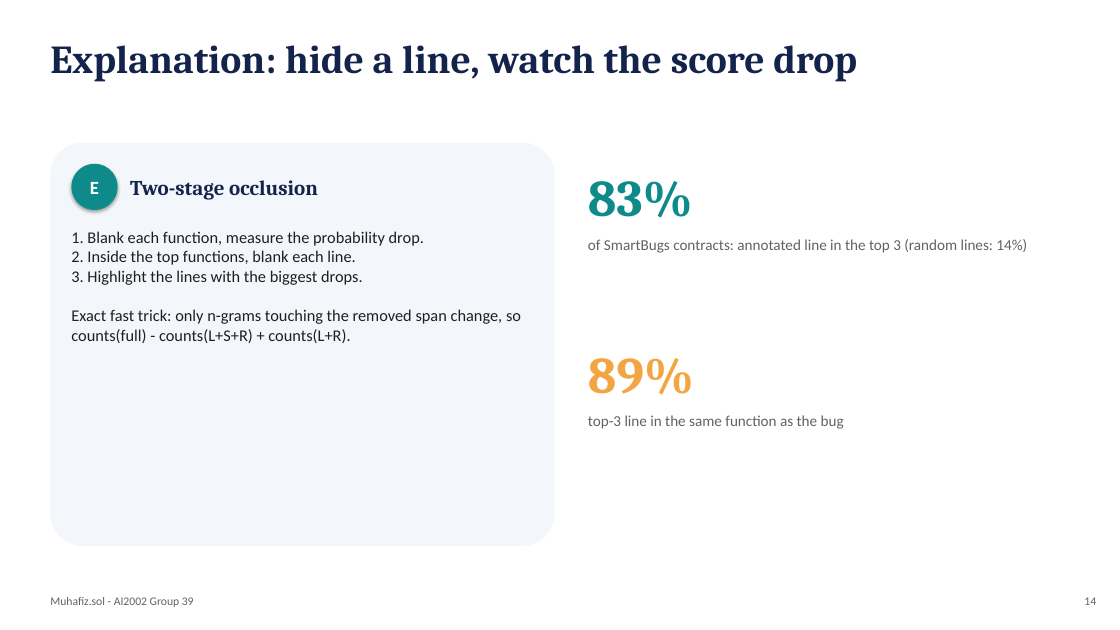
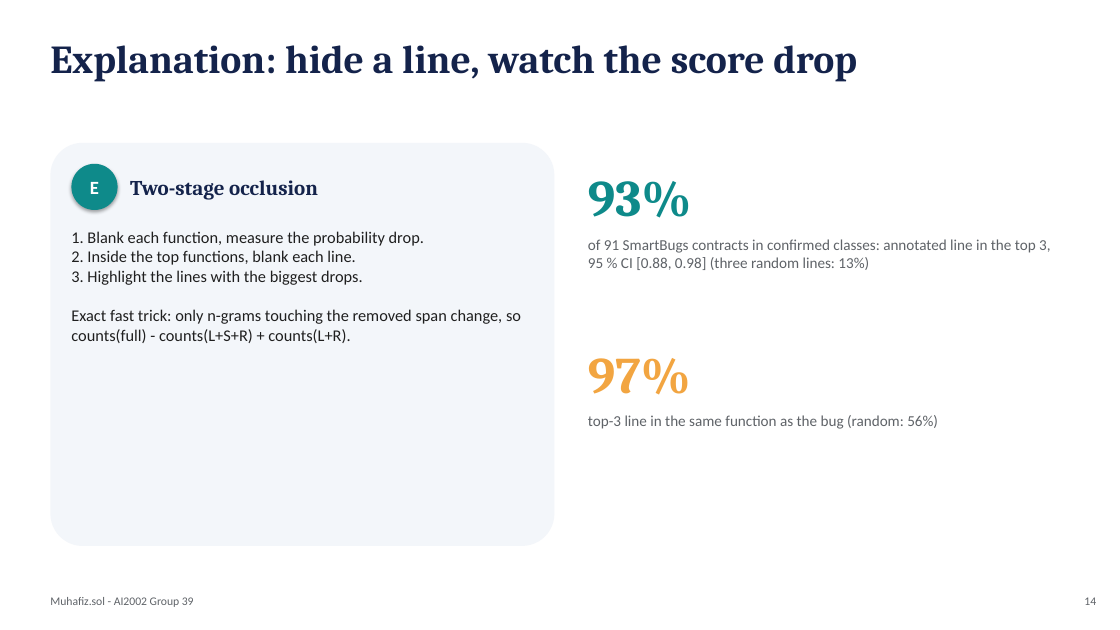
Before and after one commit to tlhaasami/muhafix-sol, a slide deck: slide 14 of reports/Muhafiz_sol_Slides.pptx. Drawn at 1120x630 pixels with LibreOffice and Linux fonts; fonts in the diff are those of the drawing. Boxes give left, top, right and bottom in pixels: in the first picture for what was removed or moved away, otherwise in the second. Text is boxed around its words. In the diff, an @@ line names an element or a change of style, - is before the commit and + after.

Commit message:
Review fixes (report, slides, cards, demo): correct interpretations and disclose limits
- E1: accuracy argument fixed (never flagging scores 0.773 label accuracy); overlapping intervals
  and best-of-three seed noted; E2: largest gain computed from the table (decision tree), lower-
  bound claim replaced by the two confounds; E3: overlap disclosed, causes stated as hypotheses,
  comparison with published work; E4: n-gram ablation reported honestly (1-2-grams do better)
- Chapter 1: CertiK figure attribution corrected, sources hedged and cited, to-do removed;
  chapter 3: tiny-source filter, rare-class rule wording, giant families and prevalence shift
- Calibration gate, float16 storage, input limits and similar-contract index described correctly;
  per-case analyses for E5; model card and data card added as appendices C and D
- Slides: honest acceptance counts, intervals, independent SmartBugs number; model card thresholds
  rounded once from thresholds.json; demo script uses a real failure case and working links

```diff
--- a/reports/Muhafiz_sol_Slides.pptx
+++ b/reports/Muhafiz_sol_Slides.pptx
@@ text at box(588, 181, 692, 218): text changed @@
-83%
+93%
@@ text at box(588, 239, 1050, 270): text changed @@
-of SmartBugs contracts: annotated line in the top 3 (random lines: 14%)
+of 91 SmartBugs contracts in confirmed classes: annotated line in the top 3, 95 % CI [0.88, 0.98] (three random lines: 13%)
@@ text at box(588, 358, 691, 395): text changed @@
-89%
+97%
@@ text at box(588, 415, 938, 429): text changed @@
-top-3 line in the same function as the bug
+top-3 line in the same function as the bug (random: 56%)
```
Also in this commit, not shown: 5 other slides changed, 19 other files.
